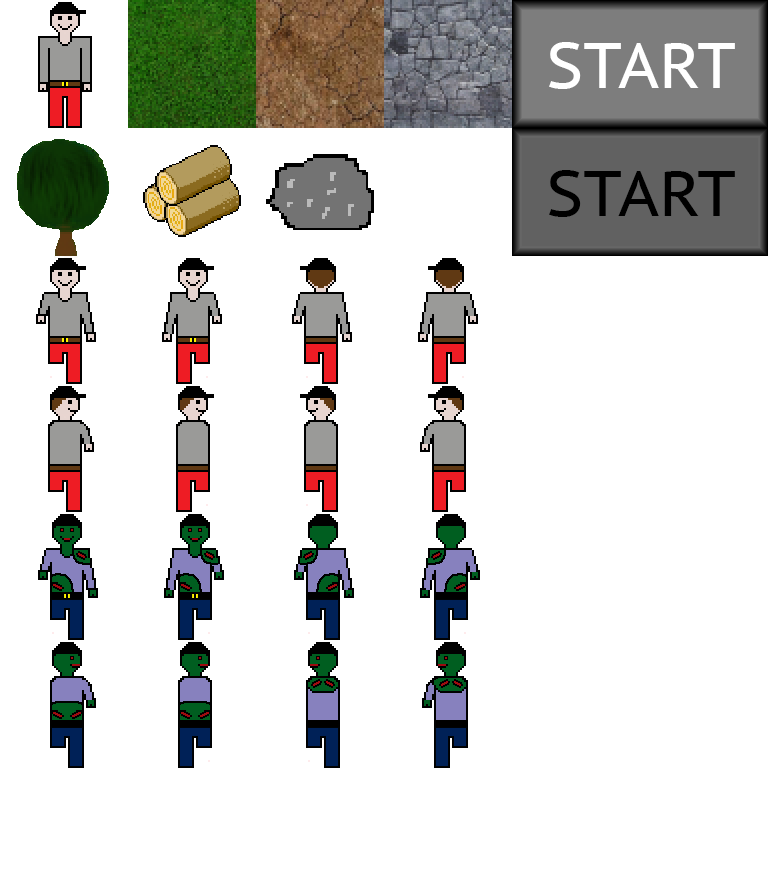
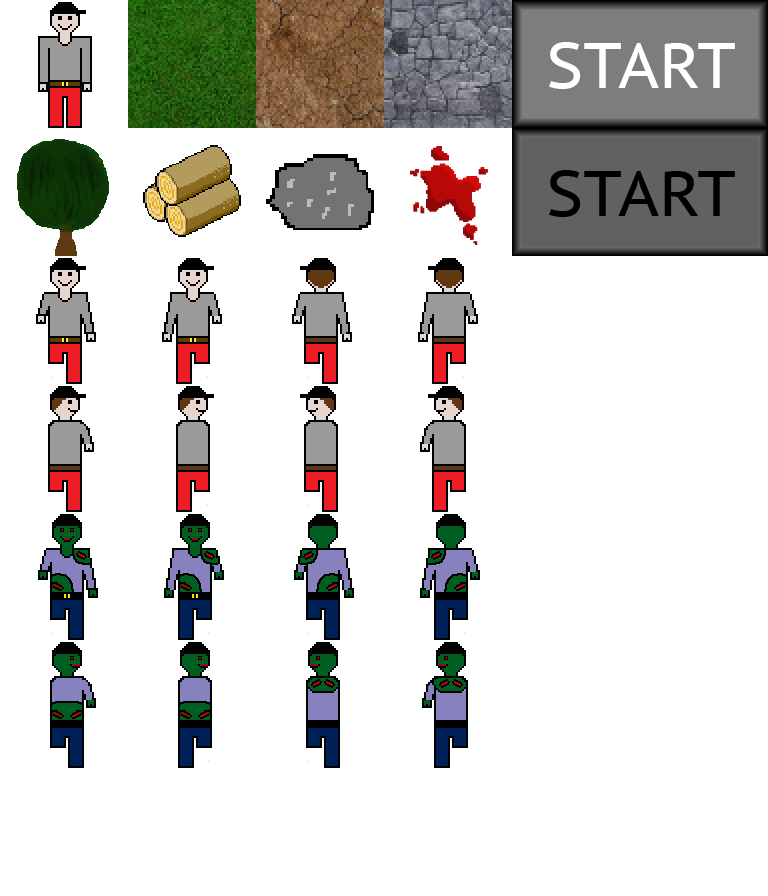
Layered file, before and after one edit (768x896). Changes by layer:
added layer "a3c176205942be4 copy" in group "Tiles" over [410, 146, 488, 245]
added layer "a3c176205942be4" in group "Tiles" over [410, 146, 488, 245]
